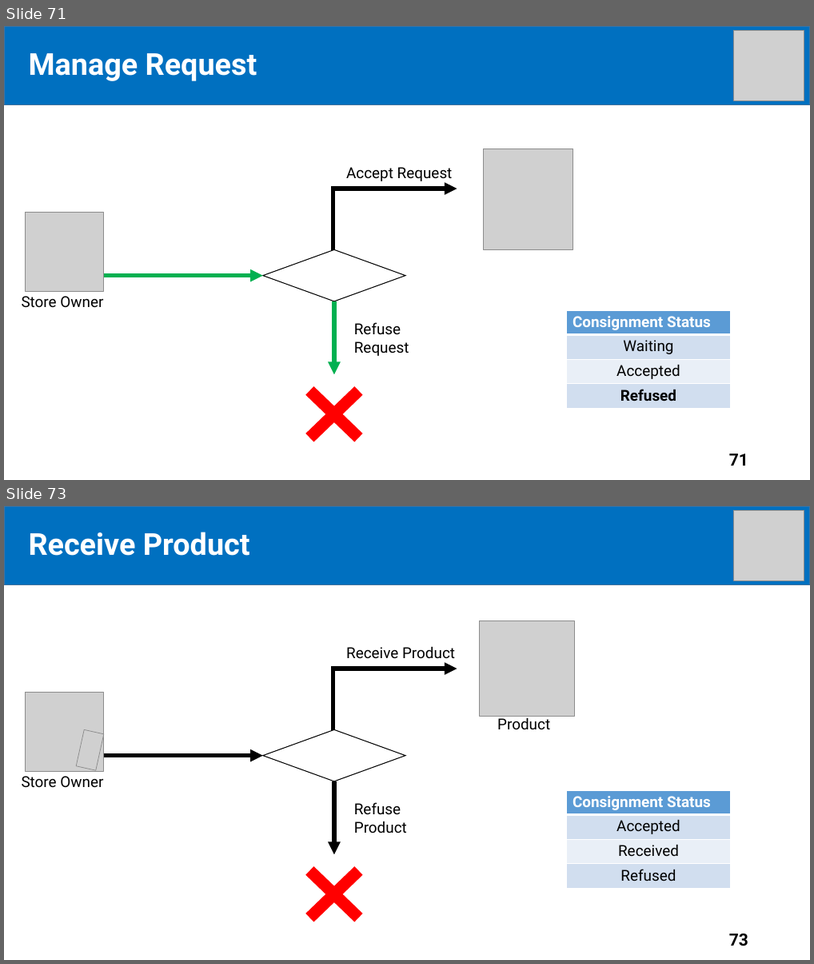
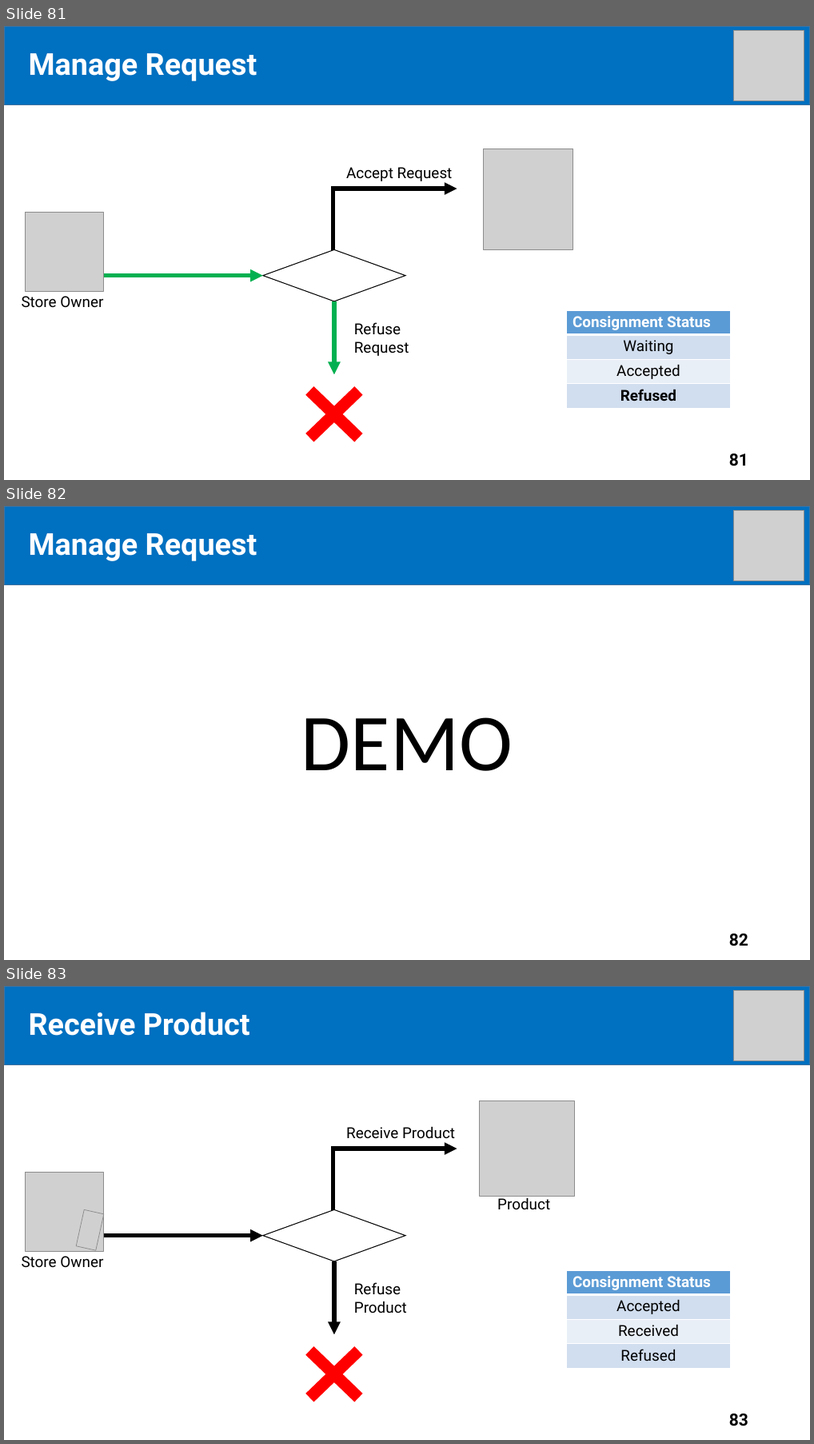
Before and after one commit to tiendan3108/CP, a slide deck: Source/Presentation/PreFinalPresentation.pptx. Shown one above the other, each under a label of ours: slides 71 and 73 before the commit, slides 81, 82 and 83 after it; the slides between them are not shown. The pictures are 814x964 and 814x1444 pixels, drawn with LibreOffice and Linux fonts; fonts in the diff are those of the drawing; grey boxes stand for pictures. Boxes give left, top, right and bottom in pixels: in the first picture for what was removed or moved away, otherwise in the second. Text is boxed around its words. In the diff, an @@ line names an element or a change of style, - is before the commit and + after.

```diff
--- a/Source/Presentation/PreFinalPresentation.pptx
+++ b/Source/Presentation/PreFinalPresentation.pptx
@@ slide 82 added at bbox=[4, 506, 810, 960], background #FFFFFF @@
@@ rectangle added at bbox=[4, 506, 810, 584], fill #0070C0, outline #43739E 1 pt @@
@@ picture added at bbox=[734, 510, 804, 580] @@
@@ text added at bbox=[29, 533, 258, 561], 36 pt, text #FFFFFF, bold @@
+Manage Request
@@ title added at bbox=[50, 536, 170, 561], 44 pt, text #FFFFFF, bold @@
+Outline
@@ text added at bbox=[302, 717, 513, 771], 96 pt, text #000000 @@
+DEMO
@@ page number added at bbox=[730, 933, 749, 946], 20 pt, text #000000, bold @@
+82
@@ what was slide 71 is now slide 81 @@
@@ page number at bbox=[730, 453, 749, 466]: text changed @@
-71
+81
@@ what was slide 73 is now slide 83 @@
@@ page number at bbox=[730, 1413, 749, 1426]: text changed @@
-73
+83
```
Also in this commit, not shown: 2 slides changed, 9 other slides added.
